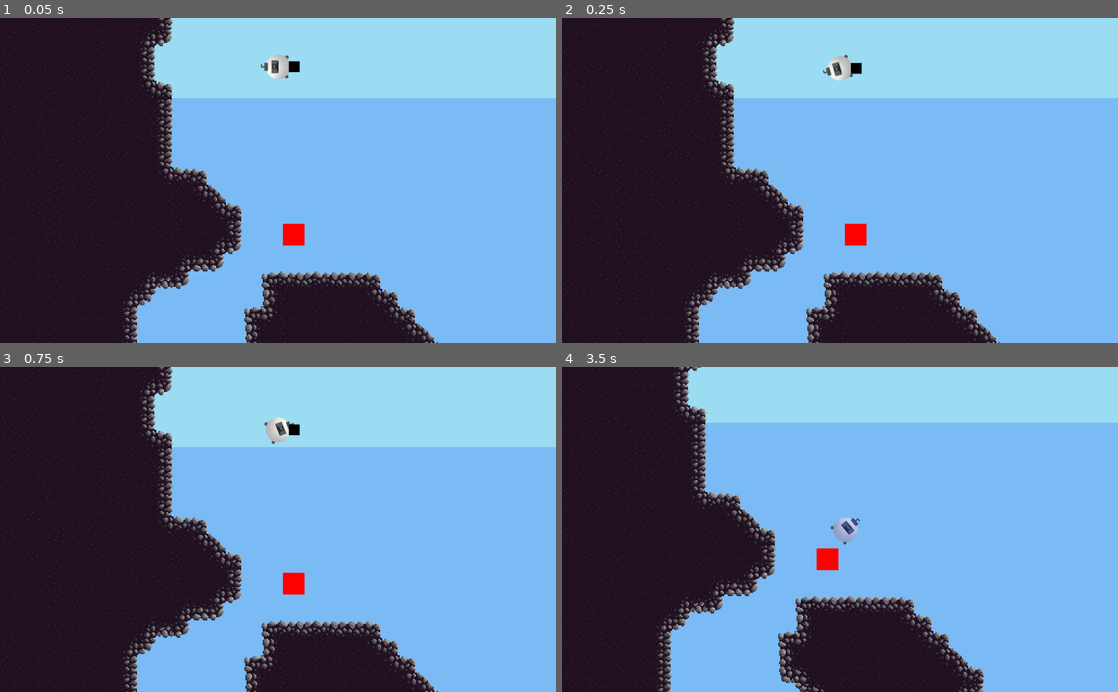
Above: before the commit, frames 1-4 (two rows, left to right).
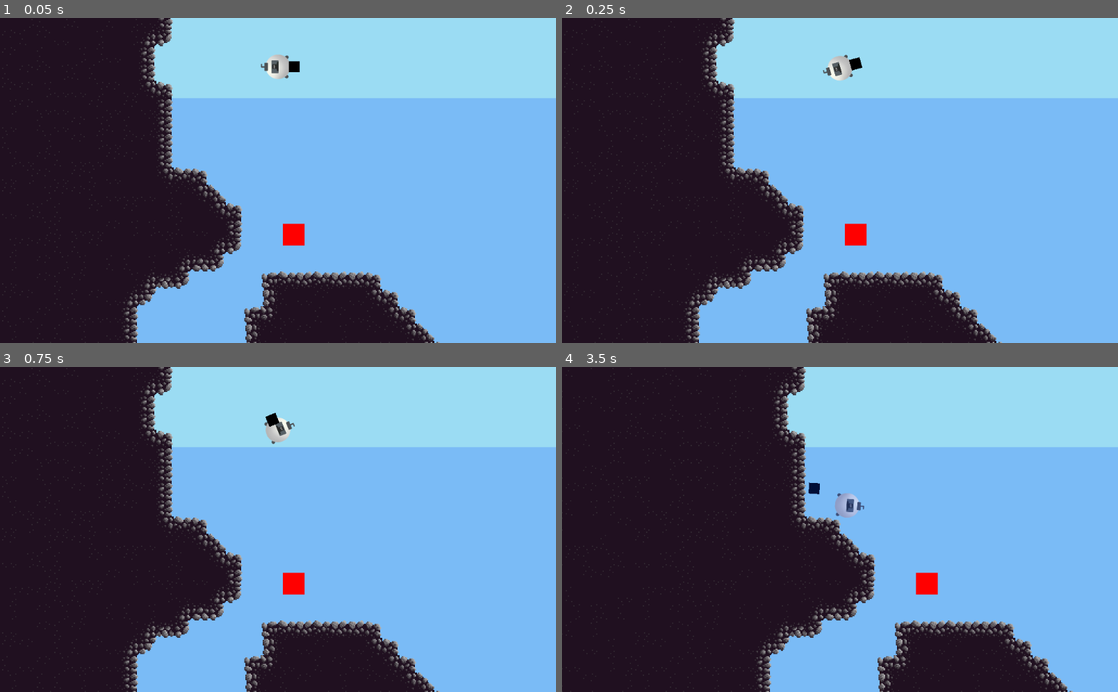
Above: after the commit, the same moments.

Repository: its-dlh/brackeys-2023.2
Game: Godot game, scene res://World/World.tscn
Same seed, same stepped clock (60 frames per second), same inputs: the game is played once before the commit and once after it.
Inputs (mouse positions are in pixels of both pictures, inside the frame that each line leads up to):
- Up to frame 1 (0.05 s): no input
- Up to frame 2 (0.25 s): no input
- Up to frame 3 (0.75 s): move the mouse to (400, 513) at 0.52 s; hold Right (ui_right) from 0.53 s (still down); click (400, 513) at 0.67 s
- Up to frame 4 (3.5 s): move the mouse to (728, 545) at 1.27 s; release Right (ui_right) at 1.28 s; hold Left (ui_left) 1.28-2.03 s; click (728, 545) at 1.42 s; move the mouse to (895, 458) at 2.02 s; hold Right (ui_right) 2.03-2.78 s; click (895, 458) at 2.17 s; move the mouse to (812, 594) at 2.77 s; hold Up (ui_up) from 2.78 s (still down); click (812, 594) at 2.92 s

Frame 1 is identical in both runs. In frame 2, less than 0.1% of the frame differs, in the area x 51-54%, y 11-18%; in frame 3, 0.1%; in frame 4, 33%, in the area x 0-100%, y 0-100%.

Commit message:
Improved hook throwing
Buggy as hell, but hey

Diff:
--- a/Player/Player.gd
+++ b/Player/Player.gd
@@ -3,6 +3,7 @@
 enum PlayerStates {DEFAULT, HOOKED}
 enum HookStates {NONE, EXTEND, RETRACT_TO_PLAYER}
 
+export var throw_speed = 0.5
 export var target_movement_time = 0.2
 export var target_accel_time = 0.1
 export var max_torque: float = 1000
@@ -10,7 +11,7 @@
 onready var hook = $Anchor
 onready var hook_shape := $Anchor/CollisionShape2D
 
-const HOOK_MAX_LENGTH = 600.0
+const HOOK_MAX_LENGTH = 250.0
 const HOOK_SPEED = 800.0
 const PLAYER_HOOK_SPEED = 600.0
 
@@ -23,7 +24,7 @@
 
 	match player_state:
 		PlayerStates.DEFAULT:
-			pass
+			hook.show()
 		PlayerStates.HOOKED:
 			var collision = get_colliding_bodies()
 			if not collision.empty():
@@ -33,25 +34,31 @@
 				global_position = hook.global_position
 				player_state = PlayerStates.DEFAULT
 				hide_hook()
-			if Input.is_action_pressed("ui_left") or Input.is_action_pressed("ui_right"):
-				player_state = PlayerStates.DEFAULT
-				hook_state = HookStates.RETRACT_TO_PLAYER
-			if Input.is_action_pressed("ui_up"):
-				player_state = PlayerStates.DEFAULT
-				hook_state = HookStates.RETRACT_TO_PLAYER
 	match hook_state:
 		HookStates.EXTEND:
-			hook.global_position += hook_direction * HOOK_SPEED * delta
+			var collision_info = hook.move_and_collide(hook_direction * HOOK_SPEED * delta)
+			if collision_info:
+				hook_collide()
 			if hook.global_position.distance_to(global_position) >= HOOK_MAX_LENGTH:
 				hook_state = HookStates.RETRACT_TO_PLAYER
 				hook_shape.call_deferred("set_disabled", true)
 		HookStates.RETRACT_TO_PLAYER:
-			hook.global_position += hook.global_position.direction_to(global_position) * HOOK_SPEED * delta
-			if hook.global_position.distance_to(global_position) <= HOOK_SPEED * delta:
+			var direction = hook.global_position.direction_to(global_position + Vector2(20, 20))
+			var collision_info = hook.move_and_collide(direction * HOOK_SPEED * delta)
+			if collision_info:
 				hook_state = HookStates.NONE
 				hide_hook()
 
-func _on_Anchor_body_entered(_body):
+func _input(event):
+	if event is InputEventMouseButton and event.button_index == BUTTON_LEFT and event.pressed:
+		if hook_state == HookStates.NONE:
+			hook.global_position = global_position + Vector2(20, 20) # center it
+			hook_state = HookStates.EXTEND
+			hook_direction = Vector2(throw_speed, 0).rotated(rotation)
+			hook.show()
+			hook_shape.disabled = false
+
+func hook_collide():
 	player_state = PlayerStates.HOOKED
 	apply_impulse(Vector2.ZERO, global_position.direction_to(hook.global_position) * PLAYER_HOOK_SPEED)
 	hook_state = HookStates.NONE
--- a/Player/Player.tscn
+++ b/Player/Player.tscn
@@ -25,12 +25,10 @@
 scale = Vector2( 0.5, 0.5 )
 texture = ExtResource( 3 )
 
-[node name="Anchor" type="RigidBody2D" parent="."]
+[node name="Anchor" type="KinematicBody2D" parent="."]
 position = Vector2( 30, -30 )
 collision_layer = 2
 collision_mask = 2
-contacts_reported = 1
-contact_monitor = true
 
 [node name="CollisionShape2D" type="CollisionShape2D" parent="Anchor"]
 position = Vector2( 0, 30 )
@@ -42,5 +40,3 @@
 margin_right = 10.0
 margin_bottom = 40.0
 color = Color( 0, 0, 0, 1 )
-
-[connection signal="body_entered" from="Anchor" to="." method="_on_Anchor_body_entered"]
